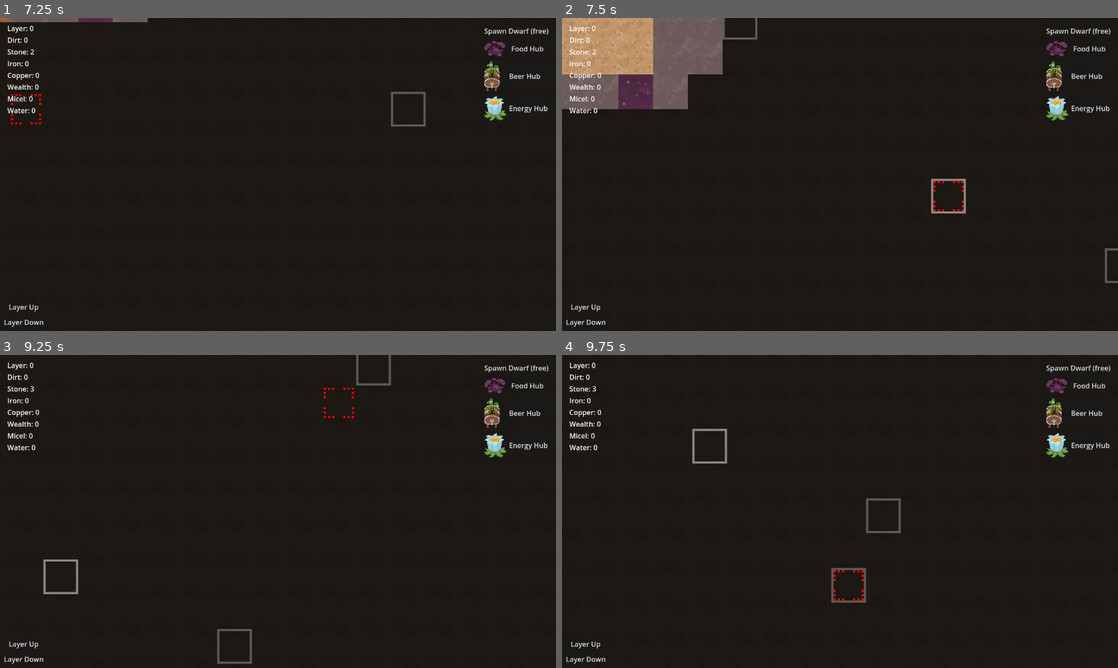
Above: before the commit, frames 1-4 (two rows, left to right).
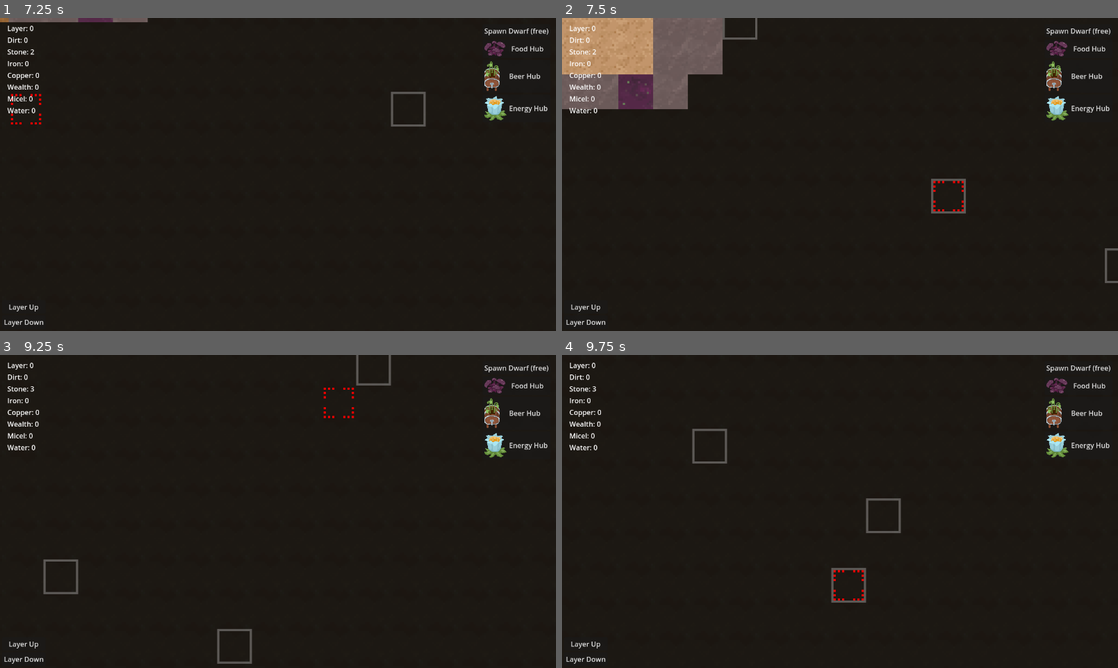
Above: after the commit, the same moments.

Repository: themoonforge/evergrove
Game: Godot game, scene res://main_menu/MainMenu.tscn
Two runs of this game, one before a commit and one after it. Both use one fixed random seed, a clock stepped at 60 frames per second and the inputs below.
Inputs (mouse positions are in pixels of both pictures, inside the frame that each line leads up to):
- Up to frame 1 (7.25 s): click "Start" at 0.5 s; tap Enter at 1.25 s; move the mouse to (400, 158) at 1.27 s; hold Right (ui_right) 1.28-2.03 s; tap G at 1.35, 2.1, 3.05, 3.8, 4.55, 5.3, 6.05, 6.8 s; click (400, 158) at 1.42 s; move the mouse to (166, 190) at 2.02 s; hold Down (ui_down) 2.03-2.78 s; click (166, 190) at 2.17 s; move the mouse to (333, 105) at 2.77 s; hold Right (ui_right) 2.78-3.53 s; tap Q at 2.85 s; click (333, 105) at 2.92 s; move the mouse to (250, 237) at 3.52 s; hold Up (ui_up) 3.53-4.28 s; tap E at 3.6 s; click (250, 237) at 3.67 s; move the mouse to (444, 221) at 4.27 s; hold Left (ui_left) 4.28-5.78 s; tap C at 4.35 s; click (444, 221) at 4.42 s; move the mouse to (111, 127) at 5.02 s; tap F at 5.1 s; click (111, 127) at 5.17 s; move the mouse to (305, 174) at 5.77 s; hold Down (ui_down) 5.78-6.53 s; tap B at 5.85 s; click (305, 174) at 5.92 s; move the mouse to (194, 96) at 6.52 s; hold Right (ui_right) from 6.53 s (still down); tap P at 6.6 s; click (194, 96) at 6.67 s
- Up to frame 2 (7.5 s): move the mouse to (962, 158) at 7.27 s; release Right (ui_right) at 7.28 s; hold Up (ui_up) from 7.28 s (still down); tap G at 7.35 s; click (962, 158) at 7.42 s
- Up to frame 3 (9.25 s): move the mouse to (166, 527) at 8.02 s; release Up (ui_up) at 8.03 s; hold Right (ui_right) 8.03-8.78 s; tap G at 8.1, 9.05 s; click (166, 527) at 8.17 s; move the mouse to (333, 442) at 8.77 s; hold Down (ui_down) from 8.78 s (still down); tap Q at 8.85 s; click (333, 442) at 8.92 s
- Up to frame 4 (9.75 s): move the mouse to (812, 574) at 9.52 s; release Down (ui_down) at 9.53 s; hold Left (ui_left) from 9.53 s (still down); tap E at 9.6 s; click (812, 574) at 9.67 s

Frame 1 is identical in both runs. In frame 2, 0.2% of the frame differs, in the area x 66-73%, y 51-63%; in frame 3, 0.2%; in frame 4, 0.2%.

Commit message:
rework tile selection

Diff:
--- a/evergrove/world.gd
+++ b/evergrove/world.gd
@@ -213,43 +213,44 @@
 	select_cursor.visible = cursor_type == Utils.CursorType.SELECT
 	build_cursor.visible = cursor_type == Utils.CursorType.BUILD
 
+func has_marker(pos: Vector2, level: int):
+	var tile_map = tile_maps[level]
+	for child in tile_map.marker_container.get_children():
+		if child.position == pos:
+			return true
+
+	return false
+
+var is_mouse_pressed = false
+
+func create_marker(tile_position: Vector2i):
+	if !has_marker(select_cursor.position, visible_level):
+		var marker = Sprite2D.new()
+		marker.texture = sprite_texture
+		visible_tile_map.marker_container.add_child(marker)
+
+		marker.position = select_cursor.position
+		marker.modulate.a = 0.3
+
+		var remove_callback: Callable = func (dwarf):
+			#print("callback!!!!")
+			marker.queue_free()
+
+		var task: Task = Task.create(ai_globals.TASK_TYPE.MOVE_TO, "", 0, ai_globals.Location.create(tile_position, visible_level), remove_callback)
+		ai_globals.hivemind.add_task(task)
+
 func handle_cursor(event: InputEvent):
 	match cursor_type:
 		Utils.CursorType.SELECT:
 			var tile_position = visible_tile_map.local_to_map(get_global_mouse_position())
 			select_cursor.position = visible_tile_map.map_to_local(tile_position)
 			if event is InputEventMouseButton:
-				if event.button_index == MOUSE_BUTTON_LEFT and event.pressed:
-					var marker = Sprite2D.new()
-					marker.texture = sprite_texture
-					visible_tile_map.marker_container.add_child(marker)
-
-					marker.position = select_cursor.position
-					marker.modulate.a = 0.3
-
-					var remove_callback: Callable = func (dwarf):
-						#print("callback!!!!")
-						marker.queue_free()
-
-					var task: Task = Task.create(ai_globals.TASK_TYPE.MOVE_TO, "", 0, ai_globals.Location.create(tile_position, visible_level), remove_callback)
-					ai_globals.hivemind.add_task(task)
-
-			#if is_active_debug_input && event is InputEventMouseButton:
-			#	if event.button_index == MOUSE_BUTTON_LEFT and event.pressed:
-			#		var selected_dwarf = game_state.selected_dwarf
-			#		if selected_dwarf:
-			#			var target_pos = visible_tile_map.local_to_map(get_global_mouse_position())
-			#			selected_dwarf.walk_to(target_pos, visible_level)
-			#		else:
-			#			var pos = visible_tile_map.local_to_map(get_global_mouse_position())
-			#			mine_tile(pos, visible_level)
-			#if is_active_debug_input && event is InputEventKey:
-			#	if event.pressed:
-			#		if event.keycode == KEY_G:
-			#			var dwarf = game_state.selected_dwarf
-			#			var next_point: Vector2 = get_nearest_building(Utils.BuildingType.FOOD, dwarf.current_position, dwarf.current_level)
-			#			if next_point:
-			#				dwarf.walk_to(Vector2i(next_point.x, next_point.y))
+				if event.button_index == MOUSE_BUTTON_LEFT:
+					is_mouse_pressed = event.pressed
+					if event.pressed:
+						create_marker(tile_position)
+			if event is InputEventMouseMotion and is_mouse_pressed:
+				create_marker(tile_position)
 		Utils.CursorType.BUILD:
 			var tile_position = visible_tile_map.local_to_map(get_global_mouse_position())
 			build_cursor.set_tile(tile_position)
Not shown, removed: evergrove/wor39FF.tmp
